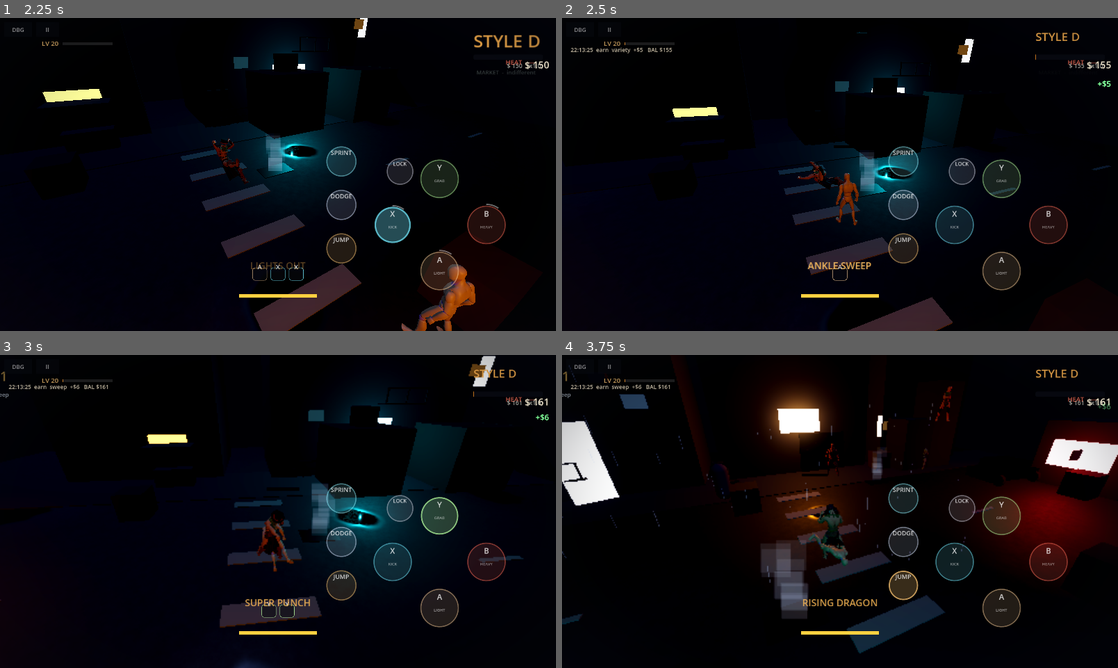
Above: before the commit, frames 1-4 (two rows, left to right).
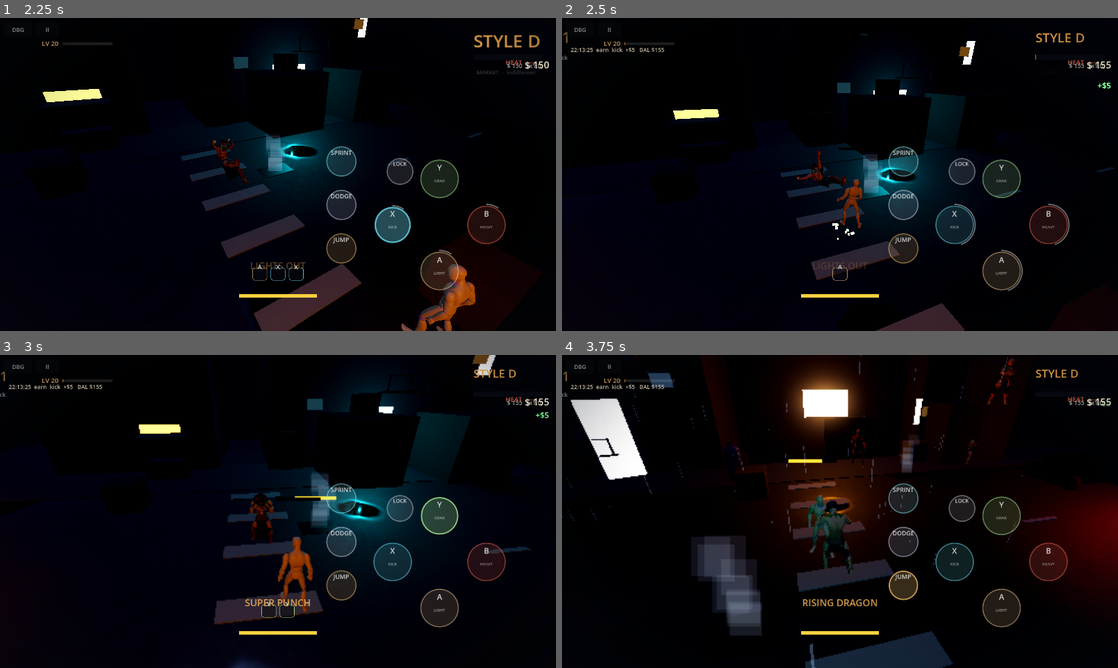
Above: after the commit, the same moments.

Repository: jamesrudh-arch/Barehands
Game: Godot game, scene res://tests/smoke_combos.tscn
Two runs of this game, one before a commit and one after it. Both use one fixed random seed, a clock stepped at 60 frames per second and the inputs below. This scene is started directly instead of the project's main scene.
Inputs (mouse positions are in pixels of both pictures, inside the frame that each line leads up to):
- Up to frame 1 (2.25 s): tap Enter (ui_accept) at 0.5 s; drag from (439, 271) to (333, 105) at 0.52 s; drag from (489, 224) to (250, 237) at 1.27 s; move the mouse to (394, 224) at 2.02 s; hold Right (ui_right) from 2.03 s (still down); tap L (lock) at 2.1 s; click (394, 224) at 2.17 s
- Up to frame 2 (2.5 s): keep holding Right (ui_right); tap X (punch) at 2.3 s
- Up to frame 3 (3 s): release Right (ui_right) at 2.75 s; drag from (439, 514) to (111, 464) at 2.77 s
- Up to frame 4 (3.75 s): drag from (901, 586) to (867, 511) at 3.52 s

Frame 1 is identical in both runs. In frame 2, 4.2% of the frame differs, in the area x 0-100%, y 4-100%; in frame 3, 6.5%; in frame 4, 26%, in the area x 0-100%, y 0-100%.

Commit message:
B3.1: the five styles - registry, gates, persistence (bible 4A)
'Five styles, learned from people, never lost: Brawler (Brother),
Kickboxing (Bouncer), Grappling (Collector), Drunken (The Drunk),
Weapon (Lieutenant).'

Styles autoload: the registry (id, name, teacher, unlock level,
identity colour, soft-counter kind), learned-forever state with
switch_to/can_switch, persistence (save v4 carries styles; older
saves start clean), and the soft counter map - brawler reads thugs,
kickboxing reads knives, grappling reads bruisers, drunken reads the
boss; the weapon style answers with steel (counters no kind). Style
countering stays a SOFT bonus per 4A: the multiplier hook exists on
Styles (counter_style_mult, style points only, never damage); the
StyleMeter wiring lands with the wheel.

A style is a MOVE LIST: the hero's fundamentals (jab/cross/hook
chain, heavy, kick, grab, dodge, block, parry) stay common to every
style; the 16 combo STRINGS are now style-tagged in ComboTable
(brawler 4: super_punch, headbutt_rush, knockout, six_shooter;
kickboxing 4: sweep, knee_rise, triple_threat, hamstring; grappling
2: slam_chain, uppercut; drunken 3: backfist_combo, cross_counter,
cyclone; weapon 3: pipe_waltz, skull_cracker, pipe_sweep) and
ComboInput refuses a combo whose style is not equipped. Styles learn
on level-up (3/5/7/9) with the teacher credited in the log; the
teachers are story people who have not arrived as NPCs yet (today's
cast is Velvet/Pilsner/Marrow/Duchess), so levels stand in until
their beats land - noted in TESTING.md with B3.2.

Tests: logic 12/12 (registry integrity, unique ids, brawler-from-
start, locked switch refused, learned switch works, every combo
carries a valid style tag, each style owns moves, the counter map);
smoke_combos 41 checks green including the new style-gate phase -
A,B,A does NOT fire the SUPER PUNCH in kickboxing, the same string
lands the moment the hero fights brawler - with per-combo style
switches through every sequence, gating, spam and variety tests
(variety now proves three DISTINCT combos inside ONE style's list);
smoke_progression 23 green. The headless runner now prints each
failed test's name and reason - a quiet 11/12 cost a debugging
round. Import 0 errors, 0 script errors.

Diff:
--- a/bare-hands/project.godot
+++ b/bare-hands/project.godot
@@ -27,6 +27,7 @@
 Tactics="*res://scripts/tactics.gd"
 Composure="*res://scripts/composure.gd"
 FightScore="*res://scripts/fight_score.gd"
+Styles="*res://scripts/styles.gd"
 Wallet="*res://scripts/wallet.gd"
 Heat="*res://scripts/heat.gd"
 City="*res://scripts/city.gd"
--- a/bare-hands/scripts/combo_input.gd
+++ b/bare-hands/scripts/combo_input.gd
@@ -82,6 +82,11 @@
 		return false
 	if c.get("pipe", false) and not player.has_pipe:
 		return false
+	# the style gate (Batch 3): a combo fires only in the style that owns
+	# it - the fundamentals (single presses) stay common to every style
+	var st := get_node_or_null("/root/Styles")
+	if st and c.has("style") and st.get("current") != c["style"]:
+		return false
 	var p := get_node_or_null("/root/Progression")
 	if p and p.has_method("combo_unlocked"):
 		return p.combo_unlocked(c["id"])
--- a/bare-hands/scripts/combo_table.gd
+++ b/bare-hands/scripts/combo_table.gd
@@ -21,7 +21,7 @@
 	# --- fists ----------------------------------------------------------------
 	{
 		"id": "super_punch", "name": "SUPER PUNCH", "seq": ["A", "B", "A"],
-		"level": 2, "desc": "The signature haymaker: a slow wind-up, then the biggest single hit your bare hands can land.",
+		"level": 2, "style": "brawler", "desc": "The signature haymaker: a slow wind-up, then the biggest single hit your bare hands can land.",
 		"dmg": 6, "lunge": 1.6,
 		"hits": [
 			{"anim": "Punch_Cross", "anim_t": 0.0, "speed": 0.5, "t": 0.52,
@@ -32,7 +32,7 @@
 	},
 	{
 		"id": "sweep", "name": "ANKLE SWEEP", "seq": ["X", "A"],
-		"level": 2, "desc": "A low kick that dumps them on the wet asphalt. Cheap, mean, effective.",
+		"level": 2, "style": "kickboxing", "desc": "A low kick that dumps them on the wet asphalt. Cheap, mean, effective.",
 		"dmg": 2, "lunge": 1.0,
 		"hits": [
 			{"anim": "Kick_Code", "anim_t": 0.0, "speed": 1.1, "t": 0.30,
@@ -42,7 +42,7 @@
 	},
 	{
 		"id": "knee_rise", "name": "RISING KNEE", "seq": ["A", "A", "B"],
-		"level": 3, "desc": "Two quick taps to soften them, then a knee that pops them into the air for a juggle.",
+		"level": 3, "style": "kickboxing", "desc": "Two quick taps to soften them, then a knee that pops them into the air for a juggle.",
 		"dmg": 2, "lunge": 1.2,
 		"hits": [
 			{"anim": "Punch_Jab", "anim_t": 0.0, "speed": 1.8, "t": 0.30,
@@ -52,7 +52,7 @@
 	},
 	{
 		"id": "triple_threat", "name": "TRIPLE THREAT", "seq": ["X", "X", "X"],
-		"level": 4, "desc": "Three fast kicks - snap, snap, and a spinning heel that sends them sliding. The kick string.",
+		"level": 4, "style": "kickboxing", "desc": "Three fast kicks - snap, snap, and a spinning heel that sends them sliding. The kick string.",
 		"dmg": 6, "lunge": 1.1,
 		"hits": [
 			{"anim": "Kick_Code", "anim_t": 0.0, "speed": 1.7, "t": 0.20, "kind": "tap",
@@ -68,7 +68,7 @@
 	},
 	{
 		"id": "slam_chain", "name": "POWERBOMB", "seq": ["Y", "B"],
-		"level": 3, "requires_grab": true,
+		"level": 3, "requires_grab": true, "style": "grappling",
 		"desc": "While holding someone: hoist and drive them into the ground. The grab-to-throw chain.",
 		"dmg": 3,
 		"hits": [
@@ -79,7 +79,7 @@
 	},
 	{
 		"id": "backfist_combo", "name": "SPIN BACKFIST", "seq": ["A", "Y"],
-		"level": 5, "desc": "A jab that turns into a spinning backfist. Reads like a street fight, not a dojo.",
+		"level": 5, "style": "drunken", "desc": "A jab that turns into a spinning backfist. Reads like a street fight, not a dojo.",
 		"dmg": 3, "lunge": 0.8, "spin": true,
 		"hits": [
 			{"anim": "Punch_Cross", "anim_t": 0.0, "speed": 1.9, "t": 0.26,
@@ -89,7 +89,7 @@
 	},
 	{
 		"id": "hamstring", "name": "HAMSTRING", "seq": ["X", "B"],
-		"level": 6, "desc": "Kick the leg, then bring the whole arm down on their neck.",
+		"level": 6, "style": "kickboxing", "desc": "Kick the leg, then bring the whole arm down on their neck.",
 		"dmg": 4, "lunge": 1.0,
 		"hits": [
 			{"anim": "Kick_Code", "anim_t": 0.0, "speed": 1.2, "t": 0.24, "kind": "kick",
@@ -102,7 +102,7 @@
 	},
 	{
 		"id": "uppercut", "name": "RISING DRAGON", "seq": ["f+B"],
-		"level": 7, "desc": "Stick forward and drive the heavy up through their chin. The launcher, made explicit.",
+		"level": 7, "style": "grappling", "desc": "Stick forward and drive the heavy up through their chin. The launcher, made explicit.",
 		"dmg": 3, "lunge": 2.0,
 		"hits": [
 			{"anim": "Punch_Jab", "anim_t": 0.0, "speed": 0.55, "t": 0.38,
@@ -113,7 +113,7 @@
 	},
 	{
 		"id": "cross_counter", "name": "CROSS-COUNTER", "seq": ["B", "A"],
-		"level": 8, "desc": "Feint the heavy, then counter over the top of whatever they started.",
+		"level": 8, "style": "drunken", "desc": "Feint the heavy, then counter over the top of whatever they started.",
 		"dmg": 4, "lunge": 1.2,
 		"hits": [
 			{"anim": "Punch_Jab", "anim_t": 0.0, "speed": 1.9, "t": 0.30,
@@ -123,7 +123,7 @@
 	},
 	{
 		"id": "cyclone", "name": "CYCLONE", "seq": ["A", "X", "A"],
-		"level": 9, "desc": "Punch, kick, punch - with a full body spin that catches everyone around you.",
+		"level": 9, "style": "drunken", "desc": "Punch, kick, punch - with a full body spin that catches everyone around you.",
 		"dmg": 5, "lunge": 0.6, "spin": true, "aoe": 2.2,
 		"hits": [
 			{"anim": "Punch_Jab", "anim_t": 0.0, "speed": 1.5, "t": 0.22, "kind": "tap",
@@ -139,7 +139,7 @@
 	},
 	{
 		"id": "headbutt_rush", "name": "BULL RUSH", "seq": ["f+A", "f+A"],
-		"level": 10, "desc": "Two lunging shoulder drives. Closes distance like an argument you intend to finish.",
+		"level": 10, "style": "brawler", "desc": "Two lunging shoulder drives. Closes distance like an argument you intend to finish.",
 		"dmg": 4, "lunge": 3.2,
 		"hits": [
 			{"anim": "Punch_Jab", "anim_t": 0.0, "speed": 1.4, "t": 0.26, "kind": "cross",
@@ -152,7 +152,7 @@
 	},
 	{
 		"id": "knockout", "name": "LIGHTS OUT", "seq": ["A", "B", "B"],
-		"level": 12, "desc": "Jab, heavy, and a finisher that ends the conversation in slow motion.",
+		"level": 12, "style": "brawler", "desc": "Jab, heavy, and a finisher that ends the conversation in slow motion.",
 		"dmg": 99, "lunge": 1.4,
 		"hits": [
 			{"anim": "Punch_Jab", "anim_t": 0.0, "speed": 1.6, "t": 0.22, "kind": "jab",
@@ -166,7 +166,7 @@
 	},
 	{
 		"id": "six_shooter", "name": "SIX-SHOOTER", "seq": ["A", "A", "X", "A"],
-		"level": 15, "desc": "Four beats, one breath. The capstone string for hands that never learned to hold a gun.",
+		"level": 15, "style": "brawler", "desc": "Four beats, one breath. The capstone string for hands that never learned to hold a gun.",
 		"dmg": 6, "lunge": 1.0,
 		"hits": [
 			{"anim": "Punch_Jab", "anim_t": 0.0, "speed": 1.9, "t": 0.16, "kind": "tap",
@@ -186,7 +186,7 @@
 	# --- with the pipe ----------------------------------------------------------
 	{
 		"id": "pipe_waltz", "name": "PIPE WALTZ", "seq": ["A", "A", "B"], "pipe": true,
-		"level": 4, "desc": "Swing, swing, and a heavy finish. The pipe leads; you follow.",
+		"level": 4, "style": "weapon", "desc": "Swing, swing, and a heavy finish. The pipe leads; you follow.",
 		"dmg": 5, "lunge": 1.2,
 		"hits": [
 			{"anim": "Punch_Jab", "anim_t": 0.0, "speed": 1.0, "t": 0.30, "kind": "pipe",
@@ -199,7 +199,7 @@
 	},
 	{
 		"id": "skull_cracker", "name": "SKULL CRACKER", "seq": ["B", "B"], "pipe": true,
-		"level": 5, "desc": "Two overhead blows with the full pipe. Nothing subtle about it.",
+		"level": 5, "style": "weapon", "desc": "Two overhead blows with the full pipe. Nothing subtle about it.",
 		"dmg": 6, "lunge": 1.0,
 		"hits": [
 			{"anim": "Punch_Cross", "anim_t": 0.0, "speed": 0.7, "t": 0.42,
@@ -213,7 +213,7 @@
 	},
 	{
 		"id": "pipe_sweep", "name": "PIPE SWEEP", "seq": ["X", "A"], "pipe": true,
-		"level": 6, "desc": "Kick the shin, sweep the legs with the pipe. They go down; you stay standing.",
+		"level": 6, "style": "weapon", "desc": "Kick the shin, sweep the legs with the pipe. They go down; you stay standing.",
 		"dmg": 3, "lunge": 0.9,
 		"hits": [
 			{"anim": "Kick_Code", "anim_t": 0.0, "speed": 1.1, "t": 0.28, "kind": "sweep",
--- a/bare-hands/scripts/save_game.gd
+++ b/bare-hands/scripts/save_game.gd
@@ -11,7 +11,7 @@
 	var p := get_tree().get_first_node_in_group("player") as CharacterBody3D
 	var style := get_tree().get_first_node_in_group("style") as Control
 	var d := {
-		"version": 3,
+		"version": 4,
 		"wallet": Wallet.to_dict(),
 		"heat": Heat.to_dict(),
 		"gear": p.get("gear") if p else {},
@@ -20,6 +20,7 @@
 		"style_value": style.get("value") if style else 0.0,
 		"city": City.to_dict(),
 		"progression": Progression.to_dict(),
+		"styles": Styles.to_dict(),
 	}
 	var f := FileAccess.open(PATH + ".tmp", FileAccess.WRITE)
 	if f == null:
@@ -47,6 +48,8 @@
 		Log.warn("SaveGame: incompatible save")
 		return false
 	Wallet.from_dict(parsed.get("wallet", {}))
+	# styles ride in save v4+; older saves predate them and start clean
+	Styles.from_dict(parsed.get("styles", {}))
 	Progression.from_dict(parsed.get("progression", {}))
 	Heat.from_dict(parsed.get("heat", {}))
 	City.from_dict(parsed.get("city", {}))
--- /dev/null
+++ b/bare-hands/scripts/styles.gd
@@ -0,0 +1,145 @@
+extends Node
+## The five styles (Batch 3, bible 4A): "Five styles, learned from people,
+## never lost: Brawler (Brother), Kickboxing (Bouncer), Grappling
+## (Collector), Drunken (The Drunk), Weapon (Lieutenant)."
+##
+## A style is a MOVE LIST: the hero's fundamentals (jab/cross/hook chain,
+## heavy, kick, grab, dodge, block, parry) are common to every style, and
+## the combo STRINGS plus one Dirty Street Tactic belong to a style. The
+## style is learned from a person and never lost; switching (the wheel)
+## makes that move list live. Style countering stays a SOFT bonus (4A):
+## fighting the enemy kind your style reads best gives extra STYLE POINTS,
+## never extra damage.
+##
+## The teachers are story people who have not arrived as NPCs yet (the cast
+## today is Velvet, Pilsner, Marrow, the Duchess) - until their story beats
+## land, styles unlock by level and the banner credits the teacher by name.
+
+signal style_changed(id: String)
+signal style_learned(id: String)
+
+const STYLES := [
+	{
+		"id": "brawler", "name": "BRAWLER", "teacher": "Brother",
+		"unlock_level": 1, "color": Color(0.85, 0.55, 0.25),
+		"counters_kind": 1,
+		"desc": "Fists first, questions never. The street-fundamental style - the one your brother drilled into you.",
+	},
+	{
+		"id": "kickboxing", "name": "KICKBOXING", "teacher": "the Bouncer",
+		"unlock_level": 3, "color": Color(0.3, 0.75, 0.55),
+		"counters_kind": 3,
+		"desc": "Range is a weapon. Snapping kicks that keep the knives honest, taught by a man paid to stand in doorways.",
+	},
+	{
+		"id": "grappling", "name": "GRAPPLING", "teacher": "the Collector",
+		"unlock_level": 5, "color": Color(0.55, 0.45, 0.8),
+		"counters_kind": 2,
+		"desc": "The style of people who collect debts with their hands. Grabs, throws, and the pavement as a weapon.",
+	},
+	{
+		"id": "drunken", "name": "DRUNKEN BOXING", "teacher": "the Drunk",
+		"unlock_level": 7, "color": Color(0.85, 0.75, 0.3),
+		"counters_kind": 4,
+		"desc": "Looks like falling, fights like a prophecy. Sways, spins and counters nobody can read twice.",
+	},
+	{
+		"id": "weapon", "name": "WEAPON", "teacher": "the Lieutenant",
+		"unlock_level": 9, "color": Color(0.8, 0.3, 0.3),
+		"counters_kind": -1,
+		"desc": "The Lieutenant's answer to everything: pick something up. The pipe is a style; so is whatever comes next.",
+	},
+]
+
+var current := "brawler"
+var _learned: Array = ["brawler"]  # learned is forever (bible: never lost)
+
+
+func _ready() -> void:
+	# level-ups can teach styles; the wheel/menu can switch
+	var p := get_node_or_null("/root/Progression")
+	if p:
+		p.levelled.connect(_on_level)
+
+
+func _on_level(new_level: int, _unlocked: Array) -> void:
+	for s in STYLES:
+		if int(s["unlock_level"]) <= new_level and not _learned.has(s["id"]):
+			_learned.append(s["id"])
+			style_learned.emit(s["id"])
+			Log.info("Styles: learned %s from %s" % [s["name"], s["teacher"]])
+			# auto-equip a freshly learned style the first time: the player
+			# should FEEL the new move list immediately
+			switch_to(s["id"])
+
+
+## May the hero switch to this style? (Learned is forever.)
+func can_switch(id: String) -> bool:
+	return _learned.has(id)
+
+
+func switch_to(id: String) -> bool:
+	if not can_switch(id) or id == current:
+		return false
+	current = id
+	style_changed.emit(id)
+	Log.info("Styles: now fighting %s" % def(id)["name"])
+	return true
+
+
+func def(id: String) -> Dictionary:
+	for s in STYLES:
+		if s["id"] == id:
+			return s
+	return {}
+
+
+func current_def() -> Dictionary:
+	return def(current)
+
+
+func learned() -> Array:
+	return _learned.duplicate()
+
+
+## --- the soft style counter (bible 4A: SOFT bonus, style points only) ----
+
+## True when the CURRENT style reads this enemy kind - landed hits bank
+## bonus style points, never bonus damage.
+func counters_kind(kind: int) -> bool:
+	return int(current_def().get("counters_kind", -1)) == kind
+
+
+## The soft bonus multiplier on style points vs a countered kind.
+func counter_style_mult(kind: int) -> float:
+	return 1.3 if counters_kind(kind) else 1.0
+
+
+## --- persistence --------------------------------------------------------------
+
+
+func to_dict() -> Dictionary:
+	return {"current": current, "learned": _learned.duplicate()}
+
+
+func from_dict(d: Dictionary) -> void:
+	current = "brawler"
+	_learned = ["brawler"]
+	var l: Array = d.get("learned", [])
+	for id in l:
+		if def(id) != {} and not _learned.has(id):
+			_learned.append(id)
+	var c: String = d.get("current", "brawler")
+	if _learned.has(c):
+		current = c
+
+
+func reset_for_test() -> void:
+	current = "brawler"
+	_learned = ["brawler"]
+
+
+func unlock_all_for_test() -> void:
+	for s in STYLES:
+		if not _learned.has(s["id"]):
+			_learned.append(s["id"])
--- a/bare-hands/scripts/test_runner.gd
+++ b/bare-hands/scripts/test_runner.gd
@@ -90,6 +90,7 @@
 		["attack data: every .tres loads, fields in range, audio slots exist", Callable(self, "_t_attacks")],
 		["fight score: rank math from synthetic fight stats", Callable(self, "_t_fightscore")],
 		["tactics memory: last-3-moves ring buffer and spam reads", Callable(self, "_t_memory")],
+		["styles: registry, gates, and combo style coverage", Callable(self, "_t_styles")],
 		["progression: XP curve monotonic, unlocks reference real combos", Callable(self, "_t_progression")],
 		["wallet: cash and debt math stay finite and floored", Callable(self, "_t_wallet")],
 		["save: round-trip preserves state", Callable(self, "_t_save")],
@@ -268,6 +269,61 @@
 	return [true, "memory: ring buffer, spam thresholds, broken reads"]
 
 
+func _t_styles() -> Array:
+	var bad: Array = []
+	# the registry itself
+	if Styles.STYLES.size() != 5:
+		bad.append("bible 4A wants five styles (got %d)" % Styles.STYLES.size())
+	var ids := []
+	var teachers := []
+	for st in Styles.STYLES:
+		ids.append(st["id"])
+		teachers.append(st["teacher"])
+		if st["unlock_level"] < 1:
+			bad.append("%s has no unlock level" % st["id"])
+	if ids.size() != (ids as Array).size() or (ids as Array).duplicate().size() != ids.size():
+		bad.append("style ids must be unique")
+	# brawler is the start; switch rules
+	Styles.reset_for_test()
+	if not Styles.can_switch("brawler"):
+		bad.append("brawler must be learned from the start")
+	if Styles.can_switch("kickboxing"):
+		bad.append("kickboxing is locked at level 1")
+	if Styles.switch_to("kickboxing"):
+		bad.append("switch to a locked style must be refused")
+	Styles.unlock_all_for_test()
+	if not Styles.switch_to("kickboxing"):
+		bad.append("switch to a learned style must work")
+	if Styles.current != "kickboxing":
+		bad.append("switch must take effect")
+	if not Styles.switch_to("brawler"):
+		bad.append("switching back must work")
+	# every combo carries a style tag that exists in the registry
+	for c in ComboTable.ALL:
+		if not c.has("style"):
+			bad.append("combo %s has no style" % c["id"])
+		elif Styles.def(c["style"]).is_empty():
+			bad.append("combo %s names unknown style %s" % [c["id"], c["style"]])
+	# each of the five styles owns at least one move
+	for st in Styles.STYLES:
+		var owned := 0
+		for c in ComboTable.ALL:
+			if c.get("style", "") == st["id"]:
+				owned += 1
+		if owned == 0:
+			bad.append("style %s owns no moves" % st["id"])
+	# the soft counter map: brawler->thug, kickboxing->knife, grappling->bruiser, drunken->boss; weapon answers with steel
+	Styles.switch_to("brawler")
+	if not Styles.counters_kind(1) or Styles.counter_style_mult(1) <= 1.0:
+		bad.append("brawler should softly counter thugs")
+	if Styles.counters_kind(2):
+		bad.append("brawler does not read bruisers")
+	Styles.reset_for_test()
+	if not bad.is_empty():
+		return [false, ", ".join(bad)]
+	return [true, "five styles, gates, coverage, soft counter map"]
+
+
 func _t_progression() -> Array:
 	var last := -1.0
 	for lvl in range(2, 16):
--- a/bare-hands/tests/run_tests.gd
+++ b/bare-hands/tests/run_tests.gd
@@ -14,5 +14,8 @@
 	for r in runner._results:
 		if r[1]:
 			passed += 1
+		else:
+			# a failed logic test must be loud: name + reason
+			print("TESTRUNNER FAIL: %s - %s" % [str(r[0]), str(r[2] if r.size() > 2 else "")])
 	print("TESTRUNNER %d/%d" % [passed, runner._results.size()])
 	get_tree().quit(0 if passed == runner._results.size() else 1)
--- a/bare-hands/tests/smoke_combos.gd
+++ b/bare-hands/tests/smoke_combos.gd
@@ -30,6 +30,7 @@
 	Settings.set_value("button_scheme", "face")
 	Settings.set_value("hints", {})
 	Progression.level = 20  # every combo unlocked for the sequence battery
+	Styles.unlock_all_for_test()  # ...and every style learned (Batch 3)
 	_main = load("res://scenes/main.tscn").instantiate()
 	add_child(_main)
 	var opening := get_tree().get_first_node_in_group("opening") as OpeningShot
@@ -54,6 +55,7 @@
 
 	await _test_buffer_basics()
 	await _test_named_combos()
+	await _test_style_gate()
 	await _test_every_sequence()
 	await _test_gating()
 	await _test_spam_scaling()
@@ -151,7 +153,8 @@
 
 
 func _test_named_combos() -> void:
-	# A,B,A = the SUPER PUNCH
+	# A,B,A = the SUPER PUNCH (brawler)
+	Styles.switch_to("brawler")
 	ComboInput.reset_for_test()
 	_matched_ids.clear()
 	_wait_ground()
@@ -175,7 +178,8 @@
 			break
 	_check(_dummy.hp < hp0, "the SUPER PUNCH damages the dummy (hp %d -> %d)" % [hp0, _dummy.hp])
 
-	# f+B = the explicit uppercut launcher
+	# f+B = the explicit uppercut launcher (grappling)
+	Styles.switch_to("grappling")
 	ComboInput.reset_for_test()
 	_matched_ids.clear()
 	_wait_ground()
@@ -194,7 +198,8 @@
 	_dummy.state = Enemy.State.IDLE
 	_dummy.hp = 99
 
-	# X,X,X = the multi-hit kick string
+	# X,X,X = the multi-hit kick string (kickboxing)
+	Styles.switch_to("kickboxing")
 	ComboInput.reset_for_test()
 	_matched_ids.clear()
 	_wait_ground()
@@ -210,7 +215,8 @@
 			break
 	_check(_dummy.hp <= hp1 - 5, "the kick string is multi-hit (hp %d -> %d)" % [hp1, _dummy.hp])
 
-	# Y,B while holding = the grab-to-throw chain (POWERBOMB)
+	# Y,B while holding = the grab-to-throw chain (grappling)
+	Styles.switch_to("grappling")
 	ComboInput.reset_for_test()
 	_matched_ids.clear()
 	_wait_ground()
@@ -239,6 +245,39 @@
 	InputBus.reset_input()
 
 
+# --- the STYLE GATE: a combo fires only in its own style -----------------------------------
+
+
+func _test_style_gate() -> void:
+	# the same string, the WRONG style: no match, just single presses
+	Styles.switch_to("kickboxing")
+	ComboInput.reset_for_test()
+	_matched_ids.clear()
+	_wait_ground()
+	_stage_dummy()
+	for tok in ["A", "B", "A"]:
+		_press(tok)
+		await _frame(10)
+	_check(not _matched_ids.has("super_punch"),
+			"A,B,A does NOT fire the brawler SUPER PUNCH in kickboxing (%s)" % str(_matched_ids))
+	# the right style: the same string lands
+	Styles.switch_to("brawler")
+	ComboInput.reset_for_test()
+	_matched_ids.clear()
+	_wait_ground()
+	_stage_dummy()
+	for tok in ["A", "B", "A"]:
+		_press(tok)
+		await _frame(10)
+	_check(_last_match() == "super_punch",
+			"the same string fires it once the hero fights brawler (%s)" % _last_match())
+	for i in 220:
+		await _frame(1)
+		if _player.state == Player.State.GROUND and Engine.time_scale == 1.0 and _combo_done():
+			break
+	InputBus.reset_input()
+
+
 # --- EVERY sequence in the table matches its combo ----------------------------------------
 
 
@@ -256,6 +295,8 @@
 				await _frame(1)
 				if _player.state == Player.State.GRAB:
 					break
+		# Batch 3: fire it in the style that owns it
+		Styles.switch_to(str(def.get("style", "brawler")))
 		_player.has_pipe = bool(def.get("pipe", false))
 		for step in def["seq"]:
 			var tok: String = step
@@ -286,7 +327,8 @@
 
 
 func _test_gating() -> void:
-	# without the pipe, A,A,B is the FIST combo (knee_rise)
+	# without the pipe, A,A,B is the FIST combo (knee_rise, kickboxing)
+	Styles.switch_to("kickboxing")
 	ComboInput.reset_for_test()
 	_matched_ids.clear()
 	_wait_ground()
@@ -300,7 +342,8 @@
 		await _frame(1)
 		if _player.state == Player.State.GROUND and Engine.time_scale == 1.0 and _combo_done():
 			break
-	# with the pipe, the same string is the pipe combo
+	# with the pipe, the same string is the pipe combo (weapon style)
+	Styles.switch_to("weapon")
 	ComboInput.reset_for_test()
 	_matched_ids.clear()
 	_wait_ground()
@@ -315,7 +358,9 @@
 		await _frame(1)
 		if _player.state == Player.State.GROUND and Engine.time_scale == 1.0 and _combo_done():
 			break
-	# Y,B does NOT match while standing free (dummy out of grab range)
+	# Y,B does NOT match while standing free (dummy out of grab range,
+	# grappling equipped so the gate itself is not what blocks it)
+	Styles.switch_to("grappling")
 	ComboInput.reset_for_test()
 	_matched_ids.clear()
 	_wait_ground()
@@ -335,6 +380,7 @@
 
 
 func _test_spam_scaling() -> void:
+	Styles.switch_to("brawler")
 	ComboInput.reset_for_test()
 	var factors := []
 	for i in 3:
@@ -362,8 +408,11 @@
 	ComboInput.reset_for_test()
 	_variety_fired.clear()
 	_matched_ids.clear()
-	# three DIFFERENT combos inside the window
-	var seqs := [["A", "B", "A"], ["X", "A"], ["A", "A", "B"]]
+	# three DIFFERENT combos inside the window - one style's move list
+	# (kickboxing: sweep, knee_rise, triple_threat), since a combo only
+	# fires in the style that owns it
+	Styles.switch_to("kickboxing")
+	var seqs := [["X", "A"], ["A", "A", "B"], ["X", "X", "X"]]
 	for seq in seqs:
 		_wait_ground()
 		_stage_dummy()
@@ -391,6 +440,7 @@
 	_press("A")
 	await _frame(2)
 	_check(strip._last_tokens == ["A"], "the strip shows the last press (%s)" % str(strip._last_tokens))
+	Styles.switch_to("brawler")  # the strip's flash test wants the SUPER PUNCH
 	for tok in ["B", "A"]:
 		_press(tok)
 		await _frame(8)
Not shown, added: bare-hands/scripts/styles.gd.uid
